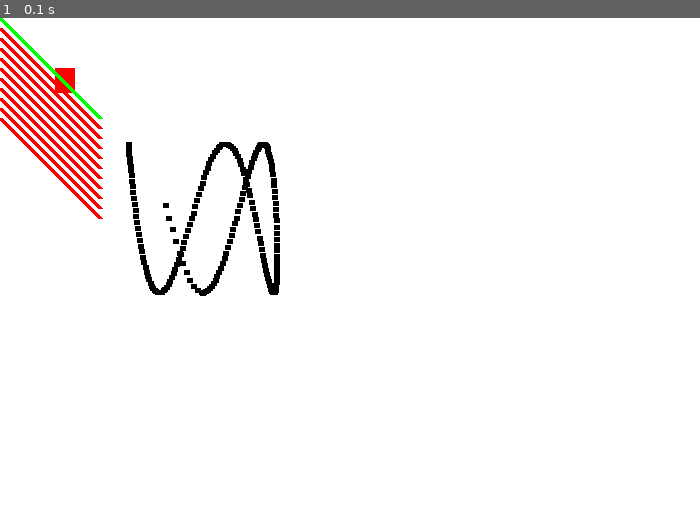
Above: before the commit, frame 1.
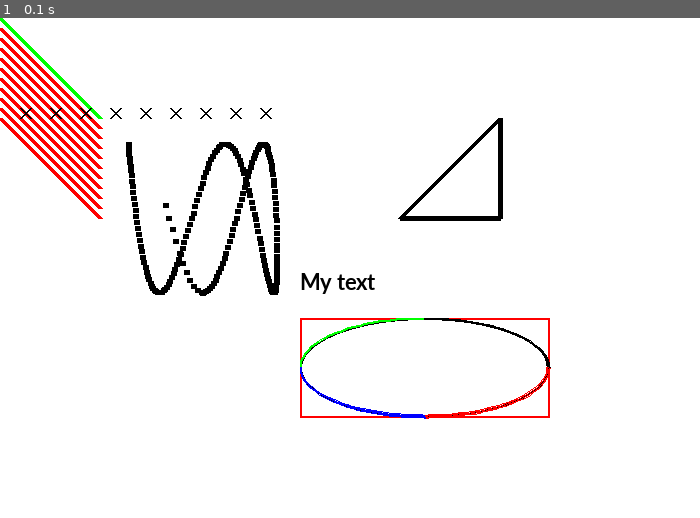
Above: after the commit, the same moment.

Repository: ilnomel/Game
Game: pygame game, started from Graphics/Drawing_Intro.py
Same seed, same stepped clock (60 frames per second), same inputs: the game is played once before the commit and once after it.
Inputs:
- Up to frame 1 (0.1 s): no input

The runs differ from the first frame. In frame 1, 1.6% of the frame differs, in the area x 2-79%, y 10-81%.

Commit message:
Finished Drawing Intro

Diff:
--- a/Graphics/Drawing_Intro.py
+++ b/Graphics/Drawing_Intro.py
@@ -6,6 +6,9 @@
 WHITE = (255, 255, 255)
 GREEN = (0, 255, 0)
 RED = (255, 0, 0)
+BLUE = (0, 0, 255)
+
+PI = math.pi
 pygame.init()
 
 # Set the width and height of the screen [width, height]
@@ -32,7 +35,16 @@
     screen.fill(WHITE)
 
     # draw a rectangle
-    pygame.draw.rect(screen, RED, [55, 50, 20, 25])
+    pygame.draw.rect(screen, RED, [300, 300, 250, 100],2)
+
+    # draw an ellipse, using a rectangle as the outside boundary
+    pygame.draw.ellipse(screen, BLACK, [300, 300, 250, 100],2)
+
+    # draw an arc as part of an ellipse. use radians to determine what angle to draw
+    pygame.draw.arc(screen, GREEN, [300, 300, 250, 100], PI/2, PI, 2)
+    pygame.draw.arc(screen, BLACK, [300, 300, 250, 100], 0, PI/2, 2)
+    pygame.draw.arc(screen, RED, [300, 300, 250, 100], 3*PI/2, 2*PI, 2)
+    pygame.draw.arc(screen, BLUE, [300, 300, 250, 100], PI, 3*PI/2,2)
 
     # draw a line from (0,0) to (100,100)
     # that is 5 pixels wide
@@ -52,6 +64,25 @@
         y = int(75 * math.cos(radians_y)) + 200
         pygame.draw.line(screen, BLACK, [x,y], [x+5,y], 5)
 
+    #drawing multiple x
+    for x_offset in range(30, 300, 30):
+        pygame.draw.line(screen, BLACK, [x_offset, 100], [x_offset-10, 90],2)
+        pygame.draw.line(screen, BLACK, [x_offset, 90], [x_offset-10, 100],2)
+
+    #draw triangle using polygon command
+    pygame.draw.polygon(screen, BLACK, [[500, 100], [400, 200], [500, 200]], 5)
+
+    #drawing text
+
+    # select the font to use, size, bold, italics
+    font = pygame.font.SysFont('Calibri', 25, True, False)
+
+    # render the text. "True" means anti-aliased text
+    #creates an image of the letters, but does not put it on screen yet
+    text = font.render("My text", True, BLACK)
+
+    #put the image of text on the screen at 300, 250
+    screen.blit(text, [300, 250])
 
     # --- Go ahead and update the screen with what we've drawn.
     pygame.display.flip()
